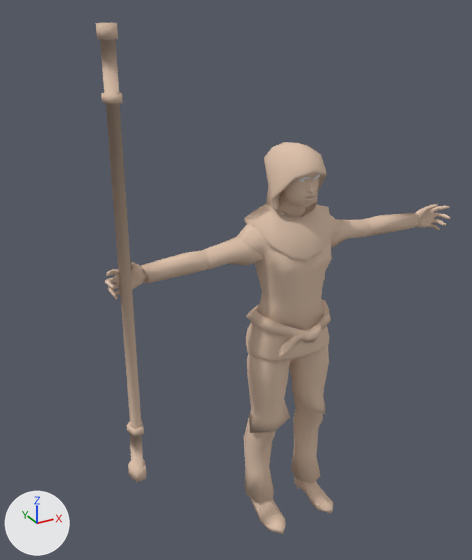
The Blender file WIPs/exorcist_attack.blend, before and after one commit.
Camera for both pictures: a camera (50 mm lens) standing at (-37.6, -55.3, 59.9) and looking at (-6.2, 1.7, 31.4). Every picture has the same lights, and +X, +Y and +Z are marked at lower left.

The first picture shows 'arm-right', 'arm-right.001', 'foot-right', 'forearm-right', 'forearm-right.001', 'head', 'knee-right', 'knee-right.001', 'pelvis', 'staff', 'thigh-right', 'thigh-right.001', 'torso'.
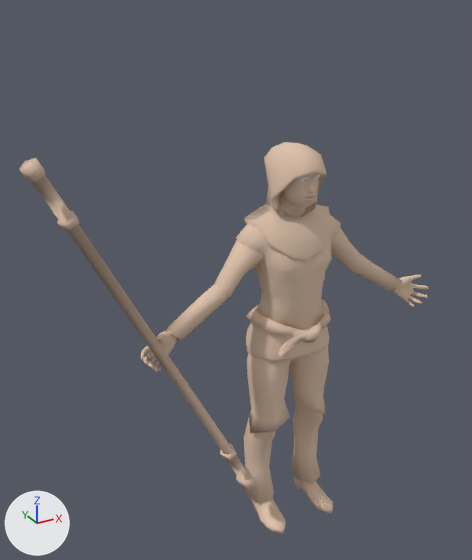
What differs and where, as boxes (x1, y1, x2, y2) in the pictures (472 x 560 px):
'staff', turned
    before: (96, 23, 146, 482)
    after: (19, 157, 256, 491)
'forearm-right', turned
    before: (140, 250, 209, 283)
    after: (164, 284, 227, 341)
'arm-right', turned
    before: (204, 237, 264, 270)
    after: (214, 240, 263, 298)
'forearm-right.001', turned
    before: (366, 213, 418, 236)
    after: (345, 254, 401, 291)
'arm-right.001', turned
    before: (331, 219, 371, 247)
    after: (331, 227, 360, 269)
'hand-right', turned
    before: (105, 262, 148, 300)
    after: (141, 331, 178, 372)
'hand-right.001', turned
    before: (415, 204, 450, 230)
    after: (392, 275, 429, 307)

The change, as a list of edits to the scene's bpy script:
```text
Change ob_arm_right_001:
    ob_arm_right_001.rotation_euler: (0.0, 0.0, 0.0) -> (-0.247, 0.77, -0.118)  # degrees (0, 0, 0) -> degrees (-14, 44, -6.8)
Change ob_forearm_right_001:
    ob_forearm_right_001.rotation_euler: (0.0, 0.0, 0.0) -> (-0.0218, -0.178, -0.00995)  # degrees (0, 0, 0) -> degrees (-1.2, -10, -0.6)
Change ob_arm_right:
    ob_arm_right.rotation_euler: (0.0, 0.0, 0.0) -> (-0.106, -0.723, 0.181)  # degrees (0, 0, 0) -> degrees (-6.1, -41, 10)
Change ob_forearm_right:
    ob_forearm_right.rotation_euler: (0.0, 0.0, 0.0) -> (0.0053, 0.256, -0.0599)  # degrees (0, 0, 0) -> degrees (0.3, 15, -3.4)
```
